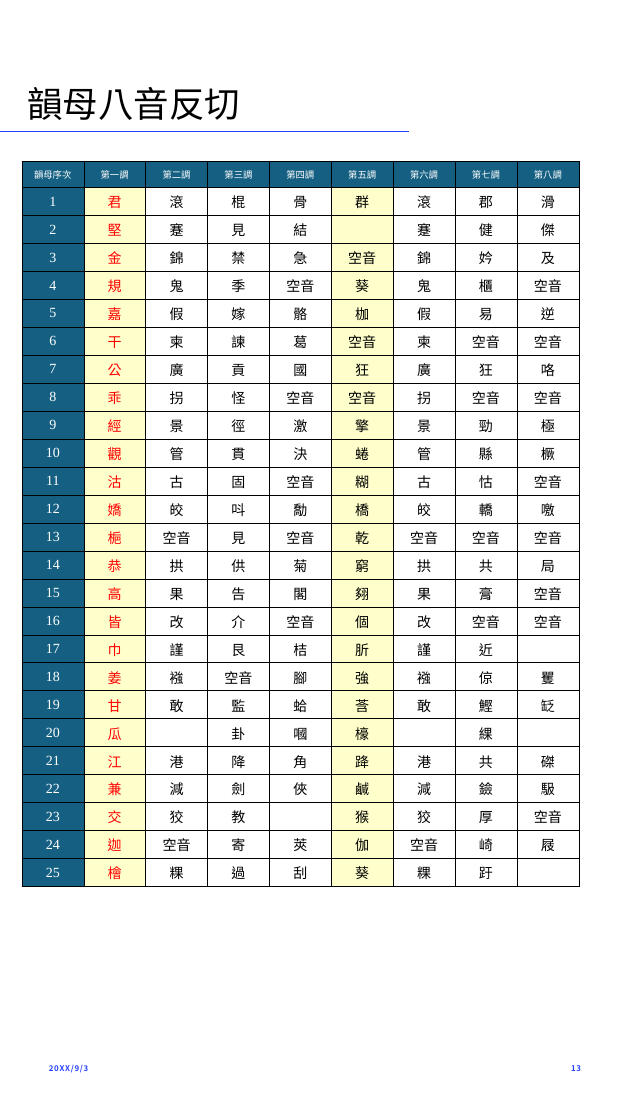
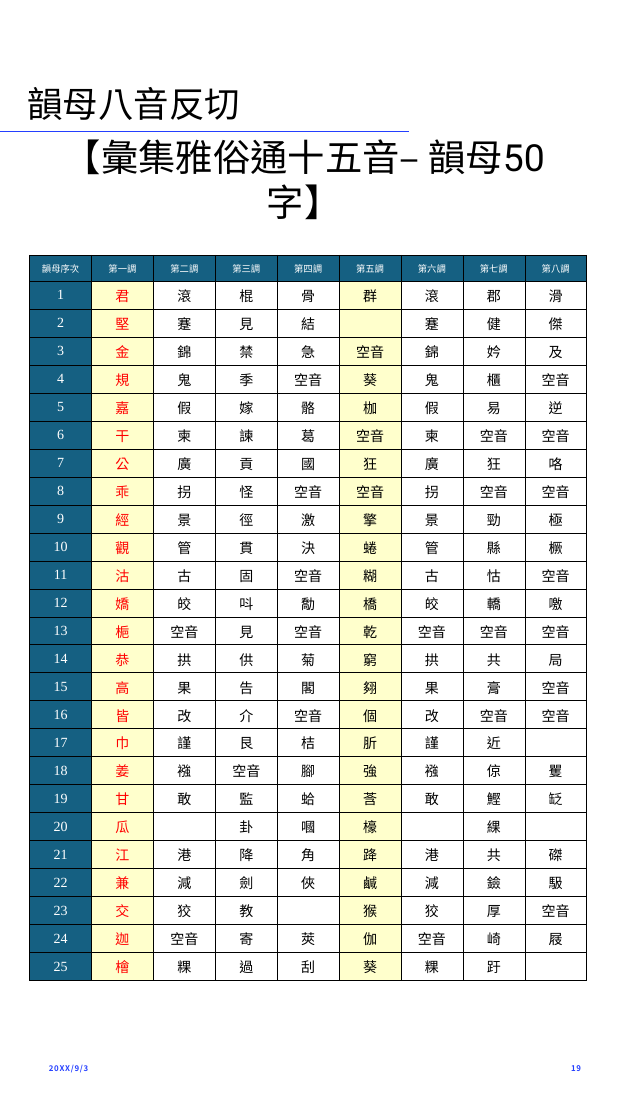
Before and after one commit to AlanJui/Piau-Im, a slide deck: slide 19 of Documents/十五音教材/漢字十五音標音法介紹.pptx (slide 13 before the commit). Drawn at 630x1120 pixels with LibreOffice and Linux fonts; fonts in the diff are those of the drawing. Boxes give left, top, right and bottom in pixels: in the first picture for what was removed or moved away, otherwise in the second. Text is boxed around its words. In the diff, an @@ line names an element or a change of style, - is before the commit and + after.

```diff
--- a/Documents/十五音教材/漢字十五音標音法介紹.pptx
+++ b/Documents/十五音教材/漢字十五音標音法介紹.pptx
@@ text added at <box>64,139,545,220</box>, 48 pt, text #000000 @@
+【彙集雅俗通十五音– 韻母50字】
@@ table: place and size @@
-table at <box>22,161,581,887</box>
+table at <box>30,255,589,981</box>
```
Also in this commit, not shown: 5 other slides changed, 7 slides added, 5 other files.
